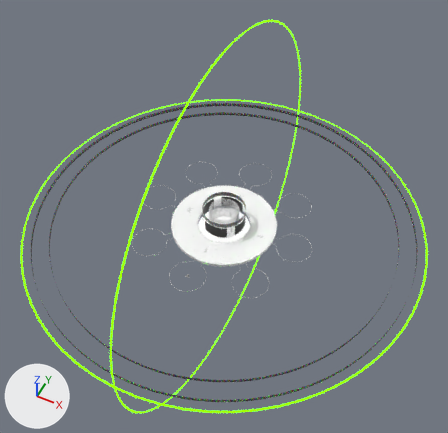
Renders of the glTF model packages/frontend/assets/world/lobby/default.glb from each side of a commit.
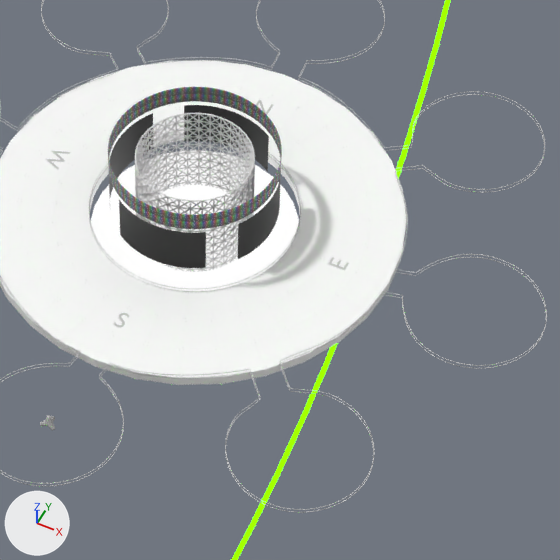
Old and new are each drawn whole from a 50 mm camera at (138.8, -277.7, 354.3) aimed at (-1.7, 3.2, 3.2) and again close up on the part from 39% to 70% of the width and 39% to 72% of the height. The lights are fixed; the arrows at lower left show +X, +Y and +Z. The older version's two pictures come first. Where no turn or scale is listed for an object, it has been applied to the vertices.

The first close-up shows 'Circle', 'Cylinder.001', 'Floor.001', 'Handrail', 'HandrailInner', '__MESSAGE_RING_INNER_1__', '__MESSAGE_RING_INNER_2__', '__SCREEN__e', '__SCREEN__n', '__SCREEN__s', '__SCREEN__w', '__WORLD_RING_M__' and 5 more.
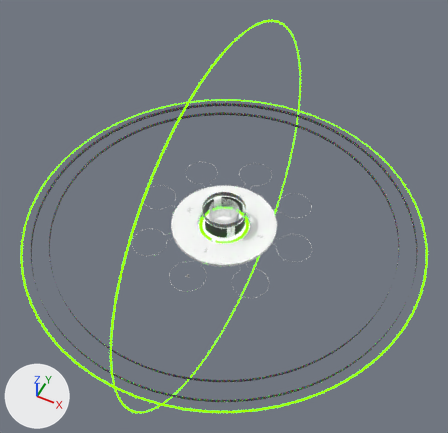
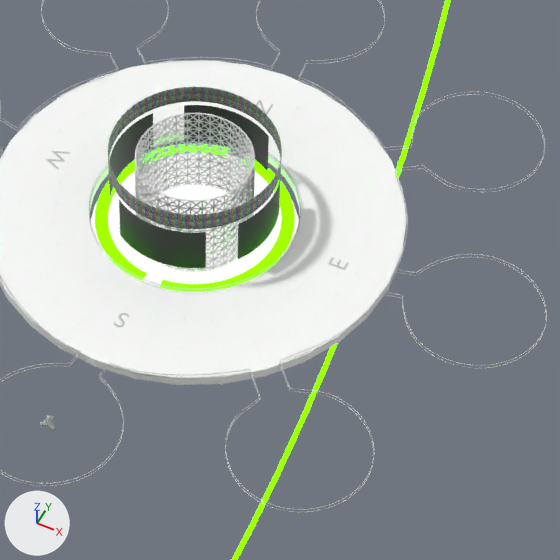
Pixel boxes (x1, y1, x2, y2) of what changed, in the close-ups (560 x 560 px):
'__LED_RING__', added: after (95, 144, 295, 291)

What the commit changed:
Mesh me_circle_004 is new.
It has 124 vertices, 120 faces and spans x -19.0..19.0, y -18.9..18.9, z 0.0.
It uses material mat_ring (black #000000, glowing green #64ff00).
Object '__LED_RING__' (ob_led_ring) is new; it shows me_circle_004.
Its location is (0.0, 0.0, -2.0).
